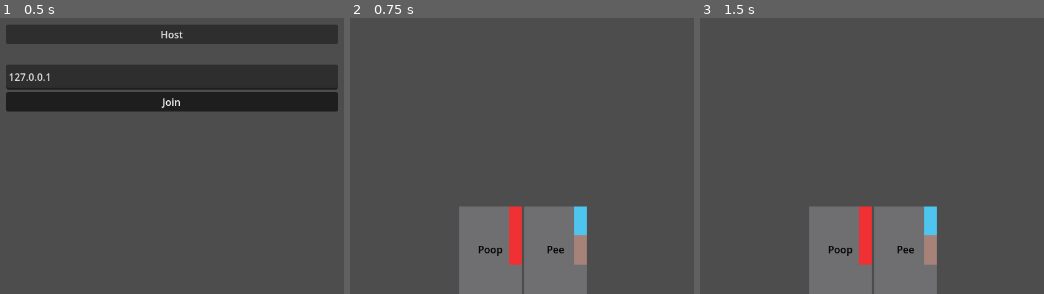
Above: before the commit, frames 1-3 (left to right).
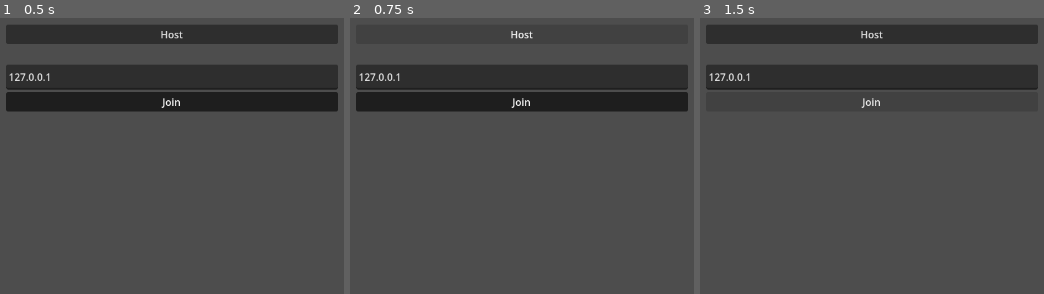
Above: after the commit, the same moments.

Repository: SlipperyScope/en-carde
Game: Godot game, scene res://michael.tscn
Two runs of this game, one before a commit and one after it. Both use one fixed random seed, a clock stepped at 60 frames per second and the inputs below. This scene is started directly instead of the project's main scene.
Inputs (mouse positions are in pixels of both pictures, inside the frame that each line leads up to):
- Up to frame 1 (0.5 s): no input
- Up to frame 2 (0.75 s): click "Host" at 0.5 s
- Up to frame 3 (1.5 s): click (872, 100) at 1.25 s, where only the run after the commit has a clickable "Join"

Frame 1 is identical in both runs. In frame 2, 27% of the frame differs, in the area x 1-99%, y 4-100%; in frame 3, 27%.

Commit message:
Just, like, doing things, man

Diff:
--- /dev/null
+++ b/cards.gd
@@ -0,0 +1,14 @@
+extends Node
+
+const EMP = 0
+const ATK = 1
+const DEF = 2
+const EXP = 3
+
+var CARDS = {
+	1: { "name": "Poop", "top": ATK, "mid": ATK, "bot": EMP },
+	2: { "name": "Pee", "top": DEF, "mid": EXP, "bot": EMP },
+	3: { "name": "Barf", "top": DEF, "mid": EMP, "bot": DEF },
+	4: { "name": "Burp", "top": EMP, "mid": ATK, "bot": EMP },
+	5: { "name": "Sneeze", "top": EMP, "mid": EMP, "bot": ATK },
+}
--- a/michael.gd
+++ b/michael.gd
@@ -2,37 +2,59 @@
 
 const PORT = 1337
 
-const EMP = 0
-const ATK = 1
-const DEF = 2
-const EXP = 3
+# Client State
+var my_hand = []
+var my_hand_scene: Node
 
-var cards = [
-	{ "id": 1, "name": "Poop", "top": ATK, "mid": ATK, "bot": EMP },
-	{ "id": 1, "name": "Pee", "top": DEF, "mid": EXP, "bot": EMP },
-	{ "id": 1, "name": "Barf", "top": DEF, "mid": EMP, "bot": DEF },
-	{ "id": 1, "name": "Burp", "top": EMP, "mid": ATK, "bot": EMP },
-	{ "id": 1, "name": "Sneeze", "top": EMP, "mid": EMP, "bot": ATK },
-]
-
+# Server State
+var max_players = 2
 var game_state = {
-	"p1_cards": [],
-	"p2_cards": [],
+	"players_loaded": 0,
+	"players": [],
+	"current_player": 0,
+	"deck": [],
 }
 
 # Called when the node enters the scene tree for the first time.
 func _ready():
-	get_tree().paused = true
+	# get_tree().paused = true
 	multiplayer.server_relay = false
+	multiplayer.peer_connected.connect(_on_pconnect)
+	multiplayer.peer_disconnected.connect(_on_pdisconnect)
 
+func _on_pconnect(pid):
+	_register.rpc_id(pid)
 
+@rpc("any_peer", "reliable")
+func _register():
+	var id = multiplayer.get_remote_sender_id()
+	print("Got a connection %s" % id)
+	game_state.players.push_back({
+		"id": id,
+		"cards": [],
+	})
+	print("Num players %s" % len(game_state.players))
+	if multiplayer.is_server():
+		if len(game_state.players) == max_players:
+			start_game()
+
+func _on_pdisconnect(id):
+	var idx = game_state.players.find(id)
+	if idx != -1:
+		game_state.players.splice.remove_at(idx)
+
+# TODO: Handshake things and game logic should get separated
 func _on_host_pressed():
 	print("POOP HOST")
 	var peer = ENetMultiplayerPeer.new()
 	peer.create_server(PORT)
 	# On Error: Game Jam
 	multiplayer.multiplayer_peer = peer
-	start_game()
+	# Server doesn't connect so manually make player 1
+	game_state.players.push_back({
+		"id": 1,
+		"cards": [],
+	})
 
 func _on_connect_pressed():
 	print("POOP CLIENT")
@@ -42,30 +64,49 @@
 		OS.alert("Game jam? Address anyone??")
 	peer.create_client(addr, PORT)
 	multiplayer.multiplayer_peer = peer
-	start_game()
+
+
+func deal(count: int):
+	var dealt = []
+	for i in range(count):
+		dealt.push_back(game_state.deck.pop_front())
+	return dealt
+
+@rpc("call_local")
+func set_hand(cards):
+	var Player = preload("res://michael_hand.tscn")
+	if my_hand_scene == null:
+		my_hand_scene = Player.instantiate()
+		add_child(my_hand_scene)
+
+	my_hand = cards
+	my_hand_scene.cards = []
+	for c in my_hand:
+		my_hand_scene.cards.push_back(c)
+	my_hand_scene.present()
 
 func start_game():
-	var Player = preload("res://michael_hand.tscn")
+	print("Starting game!")
+	game_state.deck = []
+	for c in Cards.CARDS.keys():
+		game_state.deck.push_back({
+			"id": c,
+			"name": Cards.CARDS[c].name,
+			"top": Cards.CARDS[c].top,
+			"mid": Cards.CARDS[c].mid,
+			"bot": Cards.CARDS[c].bot,
+		})
 
+	for p in game_state.players:
+		p.cards = deal(2)
+		set_hand.rpc_id(p.id, p.cards)
+
+	render_game.rpc()
+
+
+@rpc("call_local")
+func render_game():
 	$Menu.hide()
-	get_tree().paused = false
-
-	game_state.p1_cards.push_back(cards.pop_front())
-	game_state.p1_cards.push_back(cards.pop_front())
-	game_state.p2_cards.push_back(cards.pop_front())
-	game_state.p2_cards.push_back(cards.pop_front())
-
-	if multiplayer.is_server():
-		var hand = Player.instantiate()
-		for c in game_state.p1_cards:
-			print(c)
-			hand.cards.push_back(c)
-		add_child(hand)
-	else:
-		var hand = Player.instantiate()
-		for c in game_state.p2_cards:
-			hand.cards.push_back(c)
-		add_child(hand)
 
 # Called every frame. 'delta' is the elapsed time since the previous frame.
 func _process(delta):
--- a/michael.tscn
+++ b/michael.tscn
@@ -4,6 +4,10 @@
 
 [node name="Michael" type="Node2D" unique_id=2034632364]
 script = ExtResource("1_64ijv")
+
+[node name="MultiplayerSpawner" type="MultiplayerSpawner" parent="." unique_id=128949480]
+_spawnable_scenes = PackedStringArray("uid://dd1fttcxnmtl3")
+spawn_path = NodePath("..")
 
 [node name="Menu" type="Control" parent="." unique_id=645365416]
 process_mode = 3
--- a/michael_hand.gd
+++ b/michael_hand.gd
@@ -2,11 +2,20 @@
 
 @export var cards := []
 
-
 # Called when the node enters the scene tree for the first time.
 func _ready():
+	present()
+	pass
+
+func present():
 	var card_scene = preload("res://michael_card.tscn")
+	# for c in get_children():
+	# 	c.queue_free()
+	while len(%Tray.get_children()):
+		%Tray.get_child(0).free()
+
 	for c in cards:
+		print(c)
 		var cs = card_scene.instantiate() as Control
 		var on_click = func():
 			print("Pressed %s cardbb" % c.name)
@@ -17,7 +26,6 @@
 		cs.bot = c.bot
 		cs.find_child("Action").pressed.connect(on_click)
 		%Tray.add_child(cs)
-	pass
 
 # Called every frame. 'delta' is the elapsed time since the previous frame.
 func _process(delta):
--- a/project.godot
+++ b/project.godot
@@ -14,6 +14,10 @@
 run/main_scene="uid://b4kntmfmagv1"
 config/features=PackedStringArray("4.6", "Forward Plus")
 config/icon="res://icon.svg"
+
+[autoload]
+
+Cards="*uid://pl28ri8i5boq"
 
 [display]
 
Not shown, added: cards.gd.uid
